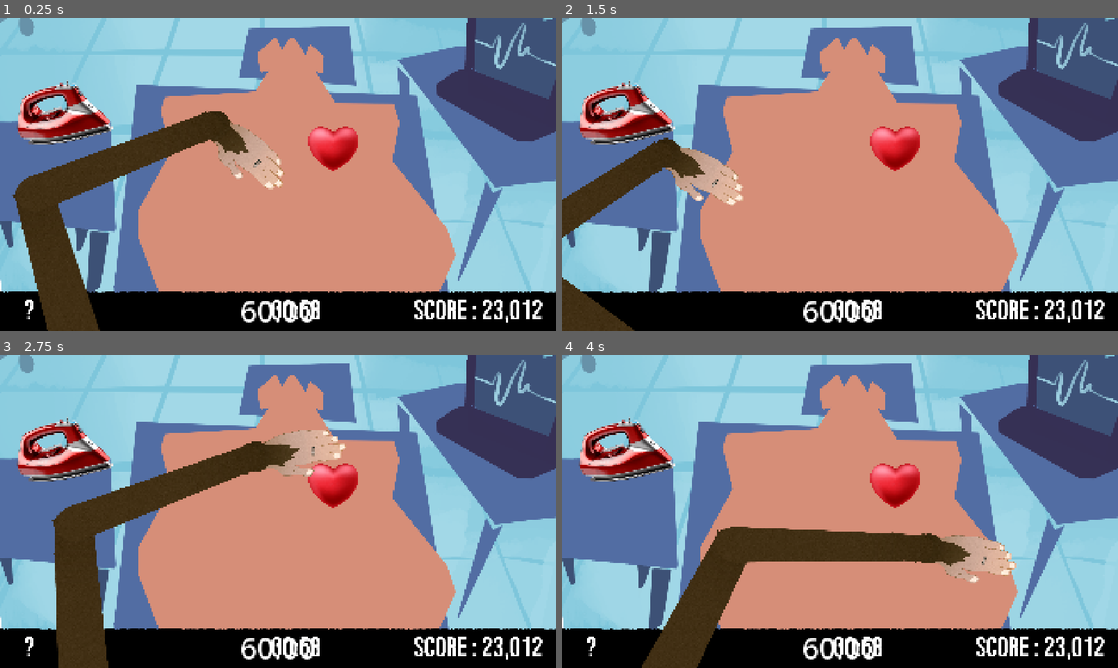
Above: before the commit, frames 1-4 (two rows, left to right).
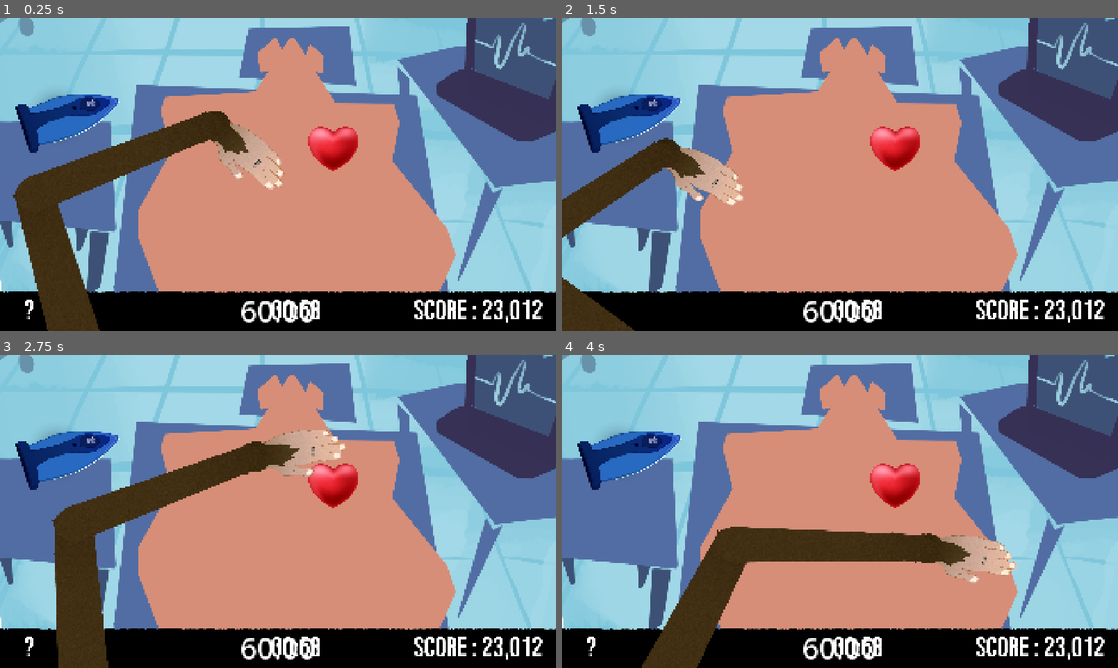
Above: after the commit, the same moments.

Repository: NathouneOne/GameJam_0226
Game: Godot game, scene res://Scenes/Game/game.tscn
The game is run twice, just before and just after one commit, with the same random seed, the same clock (stepped at 60 frames per second) and the same inputs. This scene is started directly instead of the project's main scene. The engine's default icon, where the game draws it, is replaced by a stand-in: a white triangle on a blue panel in a dark square.
Inputs (mouse positions are in pixels of both pictures, inside the frame that each line leads up to):
- Up to frame 1 (0.25 s): no input
- Up to frame 2 (1.5 s): move the mouse to (962, 158) at 0.52 s; press the mouse at (962, 158) at 0.53 s; move the mouse to (728, 190) at 1.27 s; release the mouse at (728, 190) at 1.28 s; click (728, 190) at 1.35 s
- Up to frame 3 (2.75 s): move the mouse to (333, 442) at 2.02 s; press the mouse at (333, 442) at 2.03 s
- Up to frame 4 (4 s): tap Enter at 2.75 s; move the mouse to (812, 574) at 2.77 s; release the mouse at (812, 574) at 2.78 s; click (812, 574) at 2.85 s; tap Space at 3.5 s; move the mouse to (1006, 558) at 3.52 s; press the mouse at (1006, 558) at 3.53 s

The runs differ from the first frame. In frame 1, 2.7% of the frame differs, in the area x 2-22%, y 19-44%; in frame 2, 2.7%; in frame 3, 2.7%; in frame 4, 2.7%.

Commit message:
feat: enter exit

Diff:
--- a/game-jam-0226/Scenes/Components/interactive/interactive.gd
+++ b/game-jam-0226/Scenes/Components/interactive/interactive.gd
@@ -1,25 +1,34 @@
 extends Area2D
 class_name Interactive
 
-## Emitted when this interactive is interacted with. [param target] is this interactive's parent, [param source] is the useable's parent (or null if empty hand).
-signal interacted(target: Node2D, source: Node2D, hand: Node2D)
+## Emitted when interaction starts (use started on this interactive).
+signal interact_start(target: Node2D, source: Node2D, hand: Node2D)
+## Emitted when interaction stops (use stopped that had started on this interactive).
+signal interact_stop(target: Node2D, source: Node2D, hand: Node2D)
 
 @export var enabled: bool = true
+
+var _interact_source: Node2D = null
+var _interact_hand: Node2D = null
 
 func _ready() -> void:
 	add_to_group(&"interactives")
 
 func interact(useable: Useable, hand: Node2D) -> bool:
 	if not enabled:
-		print("Interactive disabled: ", get_parent().name)
 		return false
-
 	var target_node: Node2D = get_parent() as Node2D
 	var source_node: Node2D = null
 	if useable != null and useable.get_parent() is Node2D:
 		source_node = useable.get_parent() as Node2D
-	var source_name: String = source_node.name if source_node else "empty_hand"
-	print("[Interactive] emitting interacted target=", target_node.name, " source=", source_name, " interactive_id=", get_instance_id())
-	interacted.emit(target_node, source_node, hand)
-	print("Interacted: ", target_node.name, " from ", source_name, " by ", hand.name)
+	_interact_source = source_node
+	_interact_hand = hand
+	interact_start.emit(target_node, source_node, hand)
 	return true
+
+func stop_interact(hand: Node2D) -> void:
+	var target_node: Node2D = get_parent() as Node2D
+	var source: Node2D = _interact_source
+	_interact_source = null
+	_interact_hand = null
+	interact_stop.emit(target_node, source, hand)
--- a/game-jam-0226/Scenes/Components/usable/usable.gd
+++ b/game-jam-0226/Scenes/Components/usable/usable.gd
@@ -1,17 +1,21 @@
 extends Area2D
 class_name Useable
 
-## Emitted when this useable is used. [param owner] is the parent node (the object being used). [param target] is the interactive's parent, or null if used in hand / no target.
-signal used(owner: Node2D, target: Node2D, hand: Node2D)
+## Emitted when use starts (button pressed). [param target] is the interactive's parent, or null if none.
+signal use_start(owner: Node2D, target: Node2D, hand: Node2D)
+## Emitted when use stops (button released or object dropped). [param target] is the same as when use_start was called.
+signal use_stop(owner: Node2D, target: Node2D, hand: Node2D)
 
 @export var enabled: bool = true
+
+var _use_hand: Node2D = null
+var _use_target: Node2D = null
 
 func _ready() -> void:
 	add_to_group(&"useables")
 
 func use(hand: Node2D) -> bool:
 	if not enabled:
-		print("Useable disabled: ", get_parent().name)
 		return false
 	var owner_node: Node2D = get_parent() as Node2D
 	var target_node: Node2D = null
@@ -21,10 +25,20 @@
 			var interactive: Interactive = area as Interactive
 			if interactive.interact(self, hand):
 				target_node = interactive.get_parent() as Node2D
-				print("Useable ", owner_node.name, " interacted with ", target_node.name)
 				break
-	if target_node == null:
-		print("Used: ", owner_node.name, " by ", hand.name)
-	print("[Useable] emitting used owner=", owner_node.name, " target=", target_node.name if target_node else "null", " useable_id=", get_instance_id())
-	used.emit(owner_node, target_node, hand)
+	_use_hand = hand
+	_use_target = target_node
+	use_start.emit(owner_node, target_node, hand)
 	return target_node != null
+
+func stop_use(hand: Node2D) -> void:
+	var owner_node: Node2D = get_parent() as Node2D
+	var target: Node2D = _use_target
+	_use_hand = null
+	_use_target = null
+	use_stop.emit(owner_node, target, hand)
+	if target != null:
+		for child: Node in target.get_children():
+			if child is Interactive:
+				(child as Interactive).stop_interact(hand)
+				break
--- a/game-jam-0226/Scenes/Defibrilateur/coeur.gd
+++ b/game-jam-0226/Scenes/Defibrilateur/coeur.gd
@@ -5,17 +5,15 @@
 @onready var flash_feedback: FlashFeedback = $FlashFeedback
 
 func _ready() -> void:
-	print("[Coeur] _ready name=", name, " interactive=", interactive, " interactive_id=", interactive.get_instance_id() if interactive else 0)
-	interactive.interacted.connect(_on_interacted)
-	print("[Coeur] connected to interactive.interacted")
+	interactive.interact_start.connect(_on_interact_start)
+	interactive.interact_stop.connect(_on_interact_stop)
 
-func _on_interacted(_target: Node2D, source: Node2D, _hand: Node2D) -> void:
-	print("[Coeur] _on_interacted CALLED target=", _target.name if _target else "null", " source=", source.name if source else "null")
-	print("Heart interacted with: ", source.name if source else "null")
+func _on_interact_start(_target: Node2D, source: Node2D, _hand: Node2D) -> void:
 	var is_ok: bool = source is Defibrillator
 	if is_ok:
 		flash_feedback.flash_ok()
-		print("Heart feedback: OK")
 	else:
 		flash_feedback.flash_not_ok()
-		print("Heart feedback: NOT OK")
+
+func _on_interact_stop(_target: Node2D, _source: Node2D, _hand: Node2D) -> void:
+	pass
--- a/game-jam-0226/Scenes/Defibrilateur/defibrilateur.gd
+++ b/game-jam-0226/Scenes/Defibrilateur/defibrilateur.gd
@@ -5,15 +5,14 @@
 @onready var flash_feedback: FlashFeedback = $FlashFeedback
 
 func _ready() -> void:
-	print("[Defibrilateur] _ready name=", name, " useable=", useable, " useable_id=", useable.get_instance_id() if useable else 0)
-	useable.used.connect(_on_used)
-	print("[Defibrilateur] connected to useable.used")
+	useable.use_start.connect(_on_use_start)
+	useable.use_stop.connect(_on_use_stop)
 
-func _on_used(_owner: Node2D, target: Node2D, _hand: Node2D) -> void:
-	print("[Defibrilateur] _on_used CALLED owner=", _owner.name if _owner else "null", " target=", target.name if target else "null")
+func _on_use_start(_owner: Node2D, target: Node2D, _hand: Node2D) -> void:
 	if target is Heart:
 		flash_feedback.flash_ok()
-		print("Defibrillator feedback: OK")
 	else:
 		flash_feedback.flash_not_ok()
-		print("Defibrillator feedback: NOT OK")
+
+func _on_use_stop(_owner: Node2D, _target: Node2D, _hand: Node2D) -> void:
+	pass
--- a/game-jam-0226/Scenes/Defibrilateur/defibrilateur.tscn
+++ b/game-jam-0226/Scenes/Defibrilateur/defibrilateur.tscn
@@ -2,6 +2,7 @@
 
 [ext_resource type="Texture2D" uid="uid://bgc86fq2gefa3" path="res://Assets/Graphismes/fer_a_repasser_tmp.png" id="1_2r4vs"]
 [ext_resource type="PackedScene" uid="uid://bivkc0072g4c8" path="res://Scenes/Components/grabbable/Grabbable.tscn" id="2_mrefm"]
+[ext_resource type="Texture2D" uid="uid://dnnx2yxnv1lme" path="res://Assets/Graphismes/SINGE_IRON_PROPS_PNG.png" id="2_oxjt4"]
 [ext_resource type="PackedScene" uid="uid://dcfcxw6hka05n" path="res://Scenes/Components/usable/Usable.tscn" id="3_87nux"]
 [ext_resource type="Script" uid="uid://dql7mxxj7vuv0" path="res://Scenes/Defibrilateur/defibrilateur.gd" id="4_6s5y0"]
 [ext_resource type="PackedScene" path="res://Scenes/Components/flash_feedback/FlashFeedback.tscn" id="5_fkq31"]
@@ -13,7 +14,14 @@
 [node name="Defibrilateur" type="Node2D" unique_id=94439545]
 script = ExtResource("4_6s5y0")
 
-[node name="Sprite2D" type="Sprite2D" parent="." unique_id=1736825338]
+[node name="Sprite2D" type="Sprite2D" parent="." unique_id=1619770643]
+position = Vector2(65, 59)
+rotation = 0.4456761
+scale = Vector2(0.36073998, 0.36073995)
+texture = ExtResource("2_oxjt4")
+
+[node name="Sprite2D_tmp" type="Sprite2D" parent="." unique_id=1736825338]
+visible = false
 rotation = -0.3228859
 scale = Vector2(1.03, 1.03)
 texture = ExtResource("1_2r4vs")
@@ -22,15 +30,16 @@
 [node name="Grabbable" parent="." unique_id=409779617 instance=ExtResource("2_mrefm")]
 
 [node name="Grab" type="CollisionShape2D" parent="Grabbable" unique_id=833575551]
-position = Vector2(-41.000004, -43.000008)
+position = Vector2(13, 11)
 rotation = 1.2980806
 shape = SubResource("CapsuleShape2D_4xhnb")
 
 [node name="Useable" parent="." unique_id=101575551 instance=ExtResource("3_87nux")]
 
 [node name="Use" type="CollisionShape2D" parent="Useable" unique_id=933575551]
-position = Vector2(-41.000004, -43.000008)
+position = Vector2(11, 11)
 rotation = 1.2980806
 shape = SubResource("CapsuleShape2D_4xhnb")
 
 [node name="FlashFeedback" parent="." unique_id=2095426776 instance=ExtResource("5_fkq31")]
+target_sprite_path = NodePath("../Sprite2D_tmp")
--- a/game-jam-0226/Scenes/hand/hand.gd
+++ b/game-jam-0226/Scenes/hand/hand.gd
@@ -23,10 +23,12 @@
 	if Input.is_action_just_pressed("left_clic"):
 		if grabbed_object:
 			if not _release_object():
-				_use_held_object()
+				_use(true)
 		else:
 			if not _try_grab_object():
 				_try_interact_empty_hand()
+	if Input.is_action_just_released("left_clic"):
+		_use(false)
 
 func _try_grab_object() -> bool:
 	var areas: Array[Area2D] = area_2d.get_overlapping_areas()
@@ -48,6 +50,7 @@
 func _release_object() -> bool:
 	if grabbable_component:
 		if grabbable_component.release():
+			_use(false)
 			grabbed_object = null
 			grabbable_component = null
 			useable_component = null
@@ -60,10 +63,13 @@
 		# move object
 		grabbed_object.global_position = global_position
 
-func _use_held_object() -> bool:
+func _use(is_start: bool) -> void:
 	if useable_component == null:
-		return false
-	return useable_component.use(self)
+		return
+	if is_start:
+		useable_component.use(self)
+	else:
+		useable_component.stop_use(self)
 
 func _try_interact_empty_hand() -> bool:
 	var areas: Array[Area2D] = area_2d.get_overlapping_areas()
